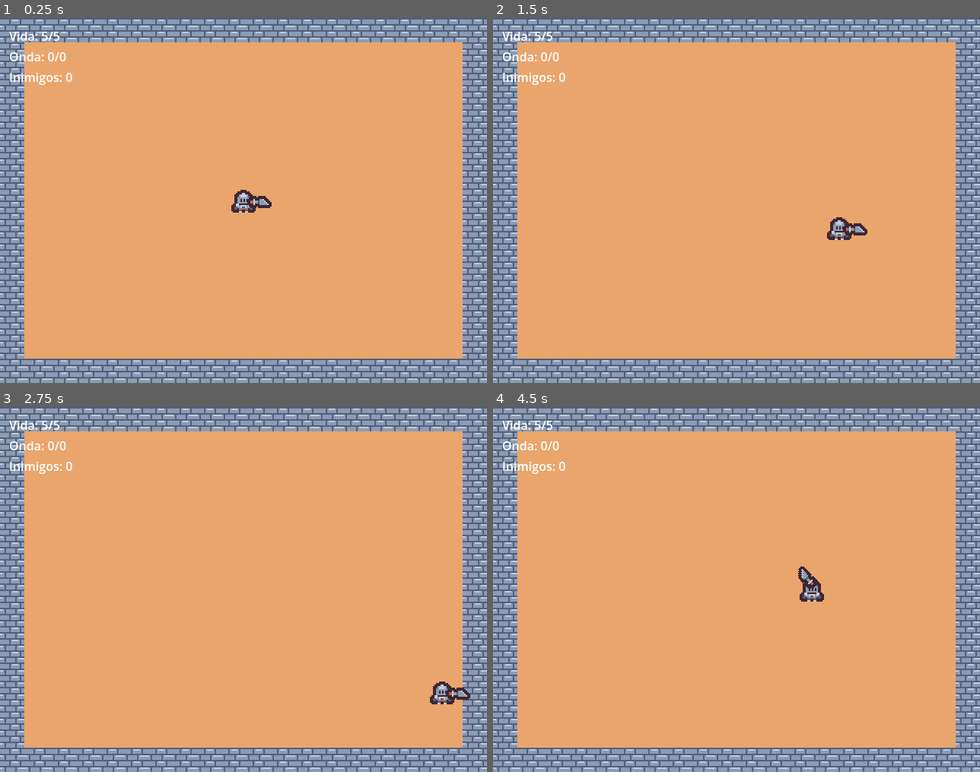
Above: before the commit, frames 1-4 (two rows, left to right).
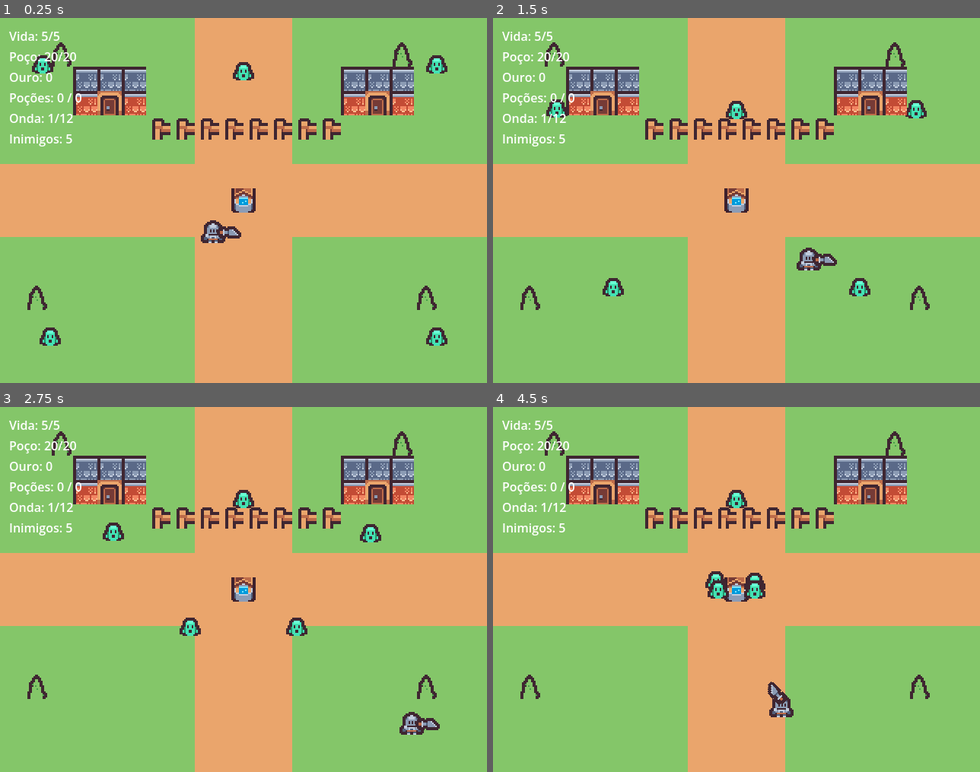
Above: after the commit, the same moments.

Repository: AndreXime/dungeon-of-echoes
Game: Godot game, scene res://scenes/main.tscn
Two runs of this game, one before a commit and one after it. Both use one fixed random seed, a clock stepped at 60 frames per second and the inputs below.
Inputs:
- Up to frame 1 (0.25 s): no input
- Up to frame 2 (1.5 s): hold D (move_right) 0.53-1.28 s; tap 2 (potion_large) at 0.6 s; tap 1 (potion_small) at 0.8, 1.35 s; hold S (move_down) from 1.28 s (still down)
- Up to frame 3 (2.75 s): tap 2 (potion_large) at 1.55 s; release S (move_down) at 2.03 s; hold D (move_right) from 2.03 s (still down); tap Down (aim_down) at 2.1 s; tap 1 (potion_small) at 2.3 s
- Up to frame 4 (4.5 s): release D (move_right) at 2.78 s; hold W (move_up) 2.78-3.53 s; tap Left (aim_left) at 2.85 s; tap 2 (potion_large) at 3.05 s; hold A (move_left) from 3.53 s (still down); tap Right (aim_right) at 3.6 s; tap 1 (potion_small) at 3.8 s; tap Up (aim_up) at 4.35 s

The runs differ from the first frame. In frame 1, 70% of the frame differs, in the area x 0-100%, y 0-100%; in frame 2, 69%; in frame 3, 69%; in frame 4, 70%.
Error before the commit: Invalid access to property or key 'wave_changed' on a base object of type 'Node (wave_manager.gd)'. (res://scripts/main.gd:14)

Commit message:
feat: monta mapa da vila e conecta loop completo

Diff:
--- a/project.godot
+++ b/project.godot
@@ -3,7 +3,7 @@
 
 [application]
 
-config/name="Floresta Ondas"
+config/name="Vila sob Ataque"
 run/main_scene="res://scenes/main.tscn"
 config/features=PackedStringArray("4.7")
 
--- a/scenes/main.tscn
+++ b/scenes/main.tscn
@@ -1,10 +1,12 @@
-[gd_scene load_steps=6 format=3]
+[gd_scene load_steps=8 format=3]
 
 [ext_resource type="Script" path="res://scripts/main.gd" id="1"]
 [ext_resource type="PackedScene" path="res://scenes/player.tscn" id="2"]
 [ext_resource type="Script" path="res://scripts/wave_manager.gd" id="3"]
 [ext_resource type="PackedScene" path="res://scenes/enemy.tscn" id="4"]
 [ext_resource type="Script" path="res://scripts/hud.gd" id="5"]
+[ext_resource type="Script" path="res://scripts/shop.gd" id="6"]
+[ext_resource type="Texture2D" path="res://assets/sprites/npc_villager.png" id="7"]
 
 [node name="Main" type="Node2D"]
 script = ExtResource("1")
@@ -14,33 +16,39 @@
 [node name="SpawnPoints" type="Node2D" parent="."]
 
 [node name="Spawn1" type="Marker2D" parent="SpawnPoints"]
-position = Vector2(80, 80)
+position = Vector2(48, 48)
 
 [node name="Spawn2" type="Marker2D" parent="SpawnPoints"]
-position = Vector2(560, 80)
+position = Vector2(592, 48)
 
 [node name="Spawn3" type="Marker2D" parent="SpawnPoints"]
-position = Vector2(80, 400)
+position = Vector2(48, 432)
 
 [node name="Spawn4" type="Marker2D" parent="SpawnPoints"]
-position = Vector2(560, 400)
+position = Vector2(592, 432)
 
 [node name="Spawn5" type="Marker2D" parent="SpawnPoints"]
-position = Vector2(320, 80)
+position = Vector2(320, 48)
 
 [node name="Spawn6" type="Marker2D" parent="SpawnPoints"]
-position = Vector2(320, 400)
+position = Vector2(320, 432)
 
 [node name="Spawn7" type="Marker2D" parent="SpawnPoints"]
-position = Vector2(80, 240)
+position = Vector2(48, 240)
 
 [node name="Spawn8" type="Marker2D" parent="SpawnPoints"]
-position = Vector2(560, 240)
+position = Vector2(592, 240)
 
 [node name="Enemies" type="Node2D" parent="."]
 
+[node name="NPC" type="Sprite2D" parent="."]
+visible = false
+z_index = 2
+position = Vector2(360, 280)
+texture = ExtResource("7")
+
 [node name="Player" parent="." instance=ExtResource("2")]
-position = Vector2(320, 240)
+position = Vector2(280, 280)
 
 [node name="WaveManager" type="Node" parent="."]
 script = ExtResource("3")
@@ -51,7 +59,7 @@
 
 [node name="Margin" type="MarginContainer" parent="HUD"]
 offset_right = 640.0
-offset_bottom = 120.0
+offset_bottom = 160.0
 theme_override_constants/margin_left = 12
 theme_override_constants/margin_top = 12
 theme_override_constants/margin_right = 12
@@ -64,6 +72,18 @@
 layout_mode = 2
 text = "Vida: 5/5"
 
+[node name="WellHealthLabel" type="Label" parent="HUD/Margin/VBox"]
+layout_mode = 2
+text = "Poço: 20/20"
+
+[node name="GoldLabel" type="Label" parent="HUD/Margin/VBox"]
+layout_mode = 2
+text = "Ouro: 0"
+
+[node name="PotionsLabel" type="Label" parent="HUD/Margin/VBox"]
+layout_mode = 2
+text = "Poções: 0 / 0"
+
 [node name="WaveLabel" type="Label" parent="HUD/Margin/VBox"]
 layout_mode = 2
 text = "Onda: 0/0"
@@ -72,7 +92,63 @@
 layout_mode = 2
 text = "Inimigos: 0"
 
+[node name="ShopPanel" type="PanelContainer" parent="HUD"]
+process_mode = 3
+visible = false
+anchors_preset = 8
+anchor_left = 0.5
+anchor_top = 0.5
+anchor_right = 0.5
+anchor_bottom = 0.5
+offset_left = -180.0
+offset_top = -160.0
+offset_right = 180.0
+offset_bottom = 160.0
+grow_horizontal = 2
+grow_vertical = 2
+script = ExtResource("6")
+
+[node name="VBox" type="VBoxContainer" parent="HUD/ShopPanel"]
+layout_mode = 2
+theme_override_constants/separation = 8
+
+[node name="Title" type="Label" parent="HUD/ShopPanel/VBox"]
+layout_mode = 2
+theme_override_font_sizes/font_size = 22
+text = "Loja"
+horizontal_alignment = 1
+
+[node name="GoldLabel" type="Label" parent="HUD/ShopPanel/VBox"]
+layout_mode = 2
+text = "Ouro: 0"
+horizontal_alignment = 1
+
+[node name="BuyPotionSmall" type="Button" parent="HUD/ShopPanel/VBox"]
+layout_mode = 2
+text = "Poção pequena"
+
+[node name="BuyPotionLarge" type="Button" parent="HUD/ShopPanel/VBox"]
+layout_mode = 2
+text = "Poção grande"
+
+[node name="BuyMaxHp" type="Button" parent="HUD/ShopPanel/VBox"]
+layout_mode = 2
+text = "+1 vida máxima"
+
+[node name="BuyAttack" type="Button" parent="HUD/ShopPanel/VBox"]
+layout_mode = 2
+text = "+1 ataque"
+
+[node name="BuySword" type="Button" parent="HUD/ShopPanel/VBox"]
+layout_mode = 2
+text = "Espada melhor"
+
+[node name="NextWaveButton" type="Button" parent="HUD/ShopPanel/VBox"]
+layout_mode = 2
+text = "Próxima onda"
+
 [node name="Overlay" type="ColorRect" parent="HUD"]
+visible = false
 anchors_preset = 15
 anchor_right = 1.0
 anchor_bottom = 1.0
--- a/scripts/main.gd
+++ b/scripts/main.gd
@@ -1,20 +1,43 @@
 extends Node2D
+
+const TILE := 32
+const MAP_W := 20
+const MAP_H := 15
 
 @onready var player: CharacterBody2D = $Player
 @onready var wave_manager: Node = $WaveManager
 @onready var hud: CanvasLayer = $HUD
 @onready var spawn_points: Node2D = $SpawnPoints
 @onready var walls: StaticBody2D = $Walls
+@onready var shop_panel: PanelContainer = $HUD/ShopPanel
+@onready var npc: Sprite2D = $NPC
+
+var _well: Node2D
 
 func _ready() -> void:
-	_build_ground()
-	_build_walls()
+	_build_village()
+	_well = preload("res://scenes/well.tscn").instantiate()
+	_well.position = Vector2(320, 240)
+	add_child(_well)
+	move_child(_well, walls.get_index() + 1)
+	npc.visible = false
+	player.position = Vector2(280, 280)
 	player.health_changed.connect(hud.set_health)
+	player.gold_changed.connect(hud.set_gold)
+	player.potions_changed.connect(hud.set_potions)
 	player.died.connect(_on_player_died)
-	wave_manager.wave_changed.connect(hud.set_wave)
+	_well.health_changed.connect(hud.set_well_health)
+	_well.destroyed.connect(_on_well_destroyed)
+	wave_manager.wave_started.connect(hud.set_wave)
 	wave_manager.enemies_changed.connect(hud.set_enemies)
+	wave_manager.shop_started.connect(_on_shop_started)
+	wave_manager.enemy_killed.connect(func(coins: int): player.add_gold(coins))
 	wave_manager.all_waves_cleared.connect(_on_all_waves_cleared)
-	hud.set_health(player.health, player.MAX_HEALTH)
+	shop_panel.next_wave_pressed.connect(_on_shop_next)
+	hud.set_health(player.health, player.max_health)
+	hud.set_well_health(_well.health, _well.MAX_HEALTH)
+	hud.set_gold(player.gold)
+	hud.set_potions(player.potion_small, player.potion_large)
 	wave_manager.spawn_points_root = spawn_points
 	wave_manager.enemies_root = $Enemies
 	wave_manager.start()
@@ -23,25 +46,53 @@
 	hud.show_defeat()
 	get_tree().paused = true
 
+func _on_well_destroyed() -> void:
+	hud.show_defeat()
+	get_tree().paused = true
+
 func _on_all_waves_cleared() -> void:
 	hud.show_victory()
 	get_tree().paused = true
 
-func _build_ground() -> void:
-	var tex: Texture2D = load("res://assets/sprites/tile_grass.png")
+func _on_shop_started(cycle: int) -> void:
+	npc.visible = true
+	get_tree().paused = true
+	shop_panel.open(cycle, player)
+
+func _on_shop_next() -> void:
+	shop_panel.close()
+	npc.visible = false
+	get_tree().paused = false
+	wave_manager.continue_after_shop()
+
+func _build_village() -> void:
+	var grass: Texture2D = load("res://assets/sprites/town_grass.png")
+	var path: Texture2D = load("res://assets/sprites/town_path.png")
 	var ground := Node2D.new()
 	ground.name = "Ground"
 	add_child(ground)
 	move_child(ground, 0)
-	for x in range(0, 640, 32):
-		for y in range(0, 480, 32):
+	for x in MAP_W:
+		for y in MAP_H:
 			var s := Sprite2D.new()
-			s.texture = tex
+			s.texture = grass
 			s.centered = false
-			s.position = Vector2(x, y)
+			s.position = Vector2(x * TILE, y * TILE)
 			ground.add_child(s)
-
-func _build_walls() -> void:
+	for x in range(8, 12):
+		for y in MAP_H:
+			_set_tile(ground, path, x, y)
+	for y in range(6, 9):
+		for x in MAP_W:
+			_set_tile(ground, path, x, y)
+	_add_house(Vector2(3 * TILE, 2 * TILE))
+	_add_house(Vector2(14 * TILE, 2 * TILE))
+	_add_prop("res://assets/sprites/town_tree.png", Vector2(1 * TILE, 11 * TILE), true)
+	_add_prop("res://assets/sprites/town_tree.png", Vector2(17 * TILE, 11 * TILE), true)
+	_add_prop("res://assets/sprites/town_tree.png", Vector2(2 * TILE, 1 * TILE), true)
+	_add_prop("res://assets/sprites/town_tree.png", Vector2(16 * TILE, 1 * TILE), true)
+	for x in range(6, 14):
+		_add_prop("res://assets/sprites/town_fence_h.png", Vector2(x * TILE, 4 * TILE), true)
 	walls.collision_layer = 1
 	walls.collision_mask = 0
 	var thickness := 32.0
@@ -49,25 +100,45 @@
 	_add_wall(Vector2(320, 480 + thickness / 2), Vector2(704, thickness))
 	_add_wall(Vector2(-thickness / 2, 240), Vector2(thickness, 544))
 	_add_wall(Vector2(640 + thickness / 2, 240), Vector2(thickness, 544))
-	var tex: Texture2D = load("res://assets/sprites/tile_wall.png")
-	for x in range(0, 640, 32):
-		_add_wall_sprite(tex, Vector2(x, 0))
-		_add_wall_sprite(tex, Vector2(x, 448))
-	for y in range(32, 448, 32):
-		_add_wall_sprite(tex, Vector2(0, y))
-		_add_wall_sprite(tex, Vector2(608, y))
 
-func _add_wall_sprite(tex: Texture2D, pos: Vector2) -> void:
+func _set_tile(ground: Node2D, tex: Texture2D, tx: int, ty: int) -> void:
+	var s := Sprite2D.new()
+	s.texture = tex
+	s.centered = false
+	s.position = Vector2(tx * TILE, ty * TILE)
+	ground.add_child(s)
+
+func _add_house(origin: Vector2) -> void:
+	var wall_tex: Texture2D = load("res://assets/sprites/town_house_wall.png")
+	var roof_tex: Texture2D = load("res://assets/sprites/town_roof.png")
+	var door_tex: Texture2D = load("res://assets/sprites/town_door.png")
+	for dx in 3:
+		_add_sprite_child(roof_tex, origin + Vector2(dx * TILE, 0))
+		_add_sprite_child(wall_tex, origin + Vector2(dx * TILE, TILE))
+	_add_sprite_child(door_tex, origin + Vector2(TILE, TILE))
+	_add_blocking_rect(origin + Vector2(1.5 * TILE, 1.0 * TILE), Vector2(3 * TILE, 2 * TILE))
+
+func _add_prop(path: String, pos: Vector2, blocking: bool) -> void:
+	var tex: Texture2D = load(path)
+	_add_sprite_child(tex, pos)
+	if blocking:
+		_add_blocking_rect(pos + Vector2(TILE * 0.5, TILE * 0.5), Vector2(24, 24))
+
+func _add_sprite_child(tex: Texture2D, pos: Vector2) -> void:
 	var s := Sprite2D.new()
 	s.texture = tex
 	s.centered = false
 	s.position = pos
-	walls.add_child(s)
+	s.z_index = 1
+	add_child(s)
 
-func _add_wall(center: Vector2, size: Vector2) -> void:
+func _add_blocking_rect(center: Vector2, size: Vector2) -> void:
 	var shape_node := CollisionShape2D.new()
 	var rect := RectangleShape2D.new()
 	rect.size = size
 	shape_node.shape = rect
 	shape_node.position = center
 	walls.add_child(shape_node)
+
+func _add_wall(center: Vector2, size: Vector2) -> void:
+	_add_blocking_rect(center, size)
